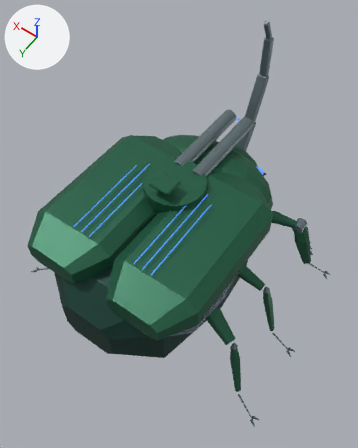
Before and after pictures for a commit that changed the Blender file out/morph_reference/m07/m07.blend.
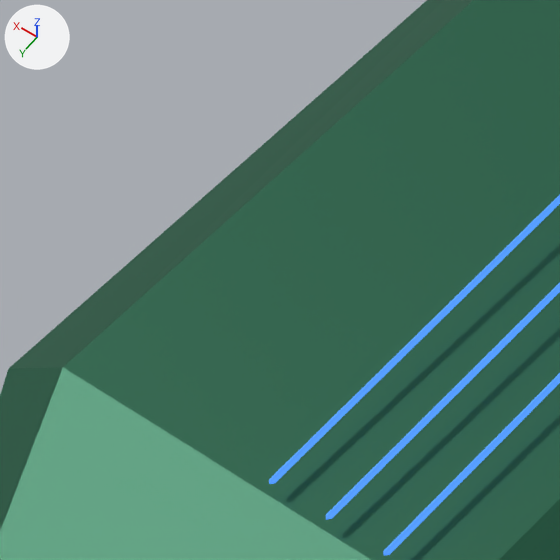
Each version is shown whole from a camera (50 mm lens) standing at (-2.67, 3.68, 7.75) and looking at (-0.02, -0.05, 1.9), then close up on the part from 10% to 32% of the width and 36% to 53% of the height. Arrows for +X, +Y and +Z are at upper left; the lights stay in place. The older version's two pictures come first. Both versions are drawn at frame 31 of the action 'm07:flight_idle:membrane_l_0_flap'; the numbers are the values there.

In view in the first close-up: 'Geometric beetle totem', 'Geometric beetle totem.001', 'Geometric beetle totem.002', 'Shared heavy protective elytron'.
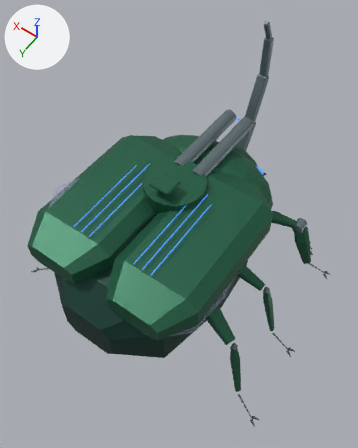
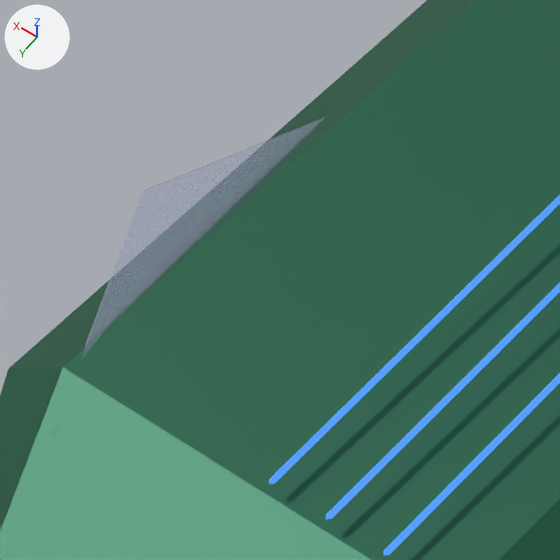
ob_membrane_l_0_flap is not drawn itself; it is the parent of ob_membrane_l_0_outer, ob_transparent_insect_propulsion_membrane, ob_insect_membrane_vein, ob_insect_membrane_vein_001, ob_insect_membrane_vein_002.

What changed in the scene script:
```text
Change ob_membrane_l_0_flap:
    ob_membrane_l_0_flap.rotation_euler: (0.65, 0.0, 0.45) -> (-0.555, -0.383, -0.213)  # degrees (37, 0, 26) -> degrees (-32, -22, -12)
```

Changed parts and their boxes (x1, y1, x2, y2) in the close-ups (560 x 560 px):
'Transparent insect propulsion membrane.001', turned (not visible before): after (53, 116, 327, 437)
